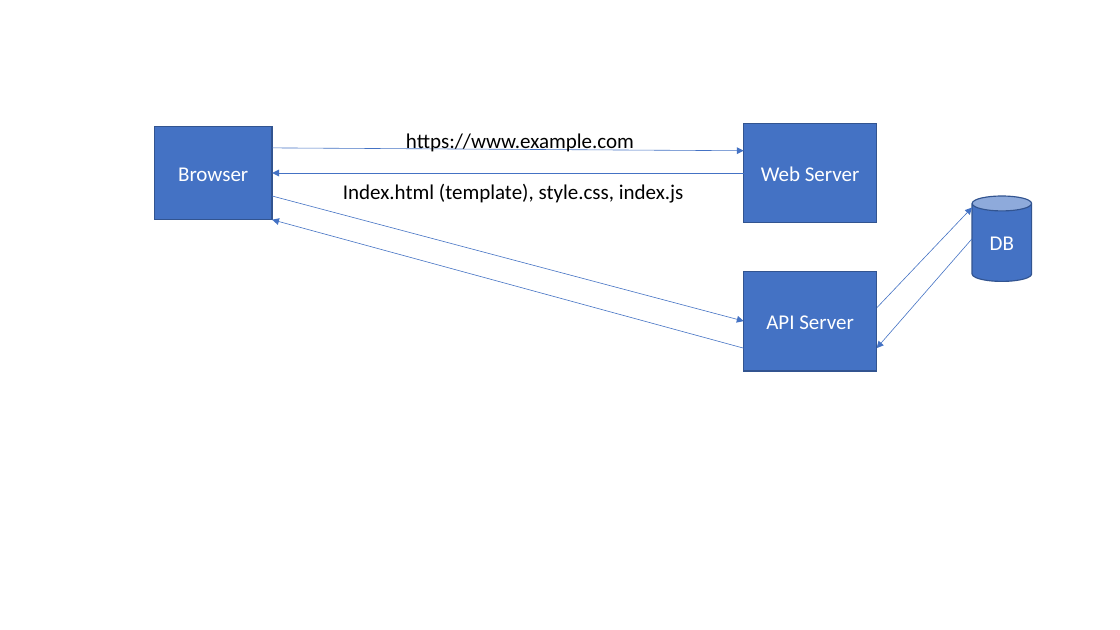
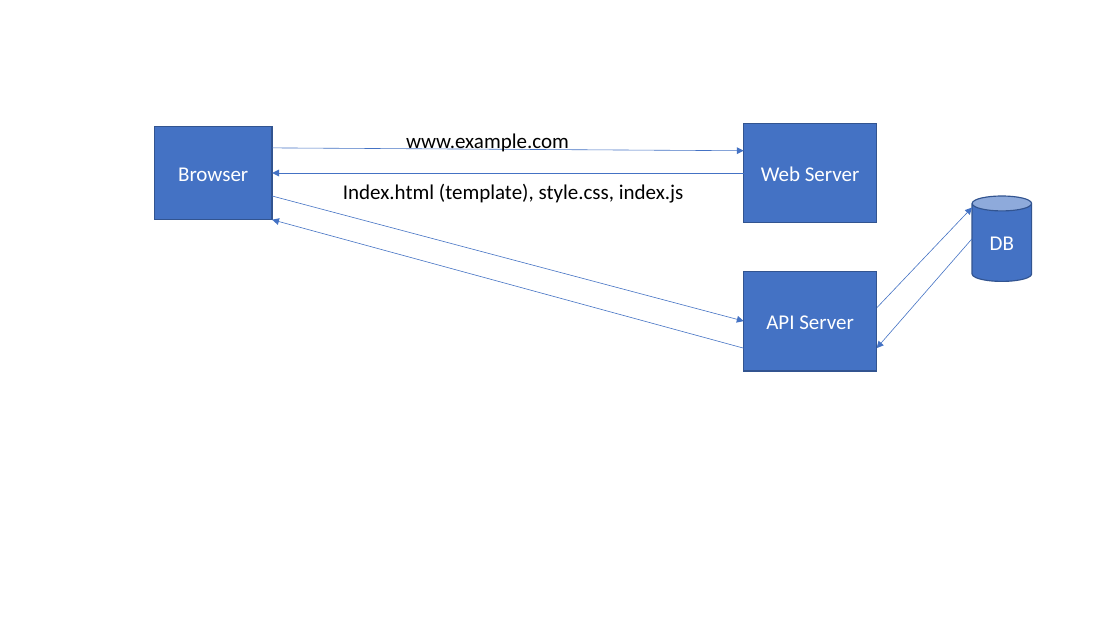
Before and after one commit to souvikbasu/react-training, a slide deck: slide 4 of React Training.pptx (slide 3 before the commit). Drawn at 1120x630 pixels with LibreOffice and Linux fonts; fonts in the diff are those of the drawing. Boxes give left, top, right and bottom in pixels: in the first picture for what was removed or moved away, otherwise in the second. Text is boxed around its words. In the diff, an @@ line names an element or a change of style, - is before the commit and + after.

```diff
--- a/React Training.pptx
+++ b/React Training.pptx
@@ text at (406,133,569,152): text changed @@
-https://www.example.com
+www.example.com
```
Also in this commit, not shown: 1 other slide changed, 1 slide added.
